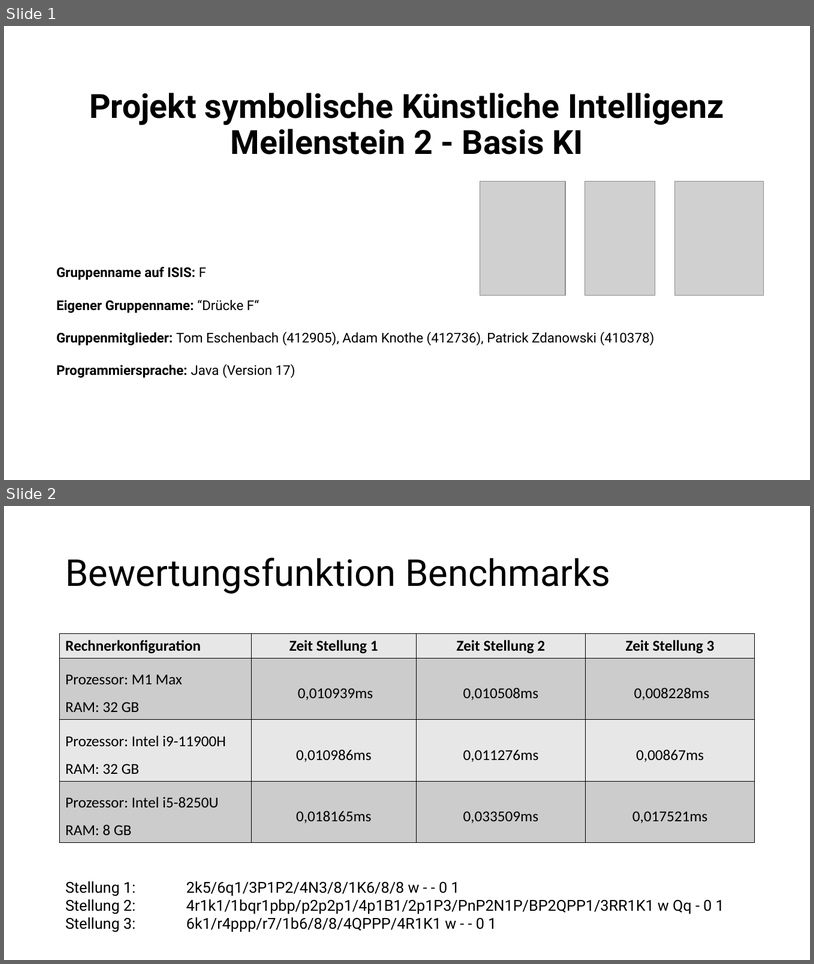
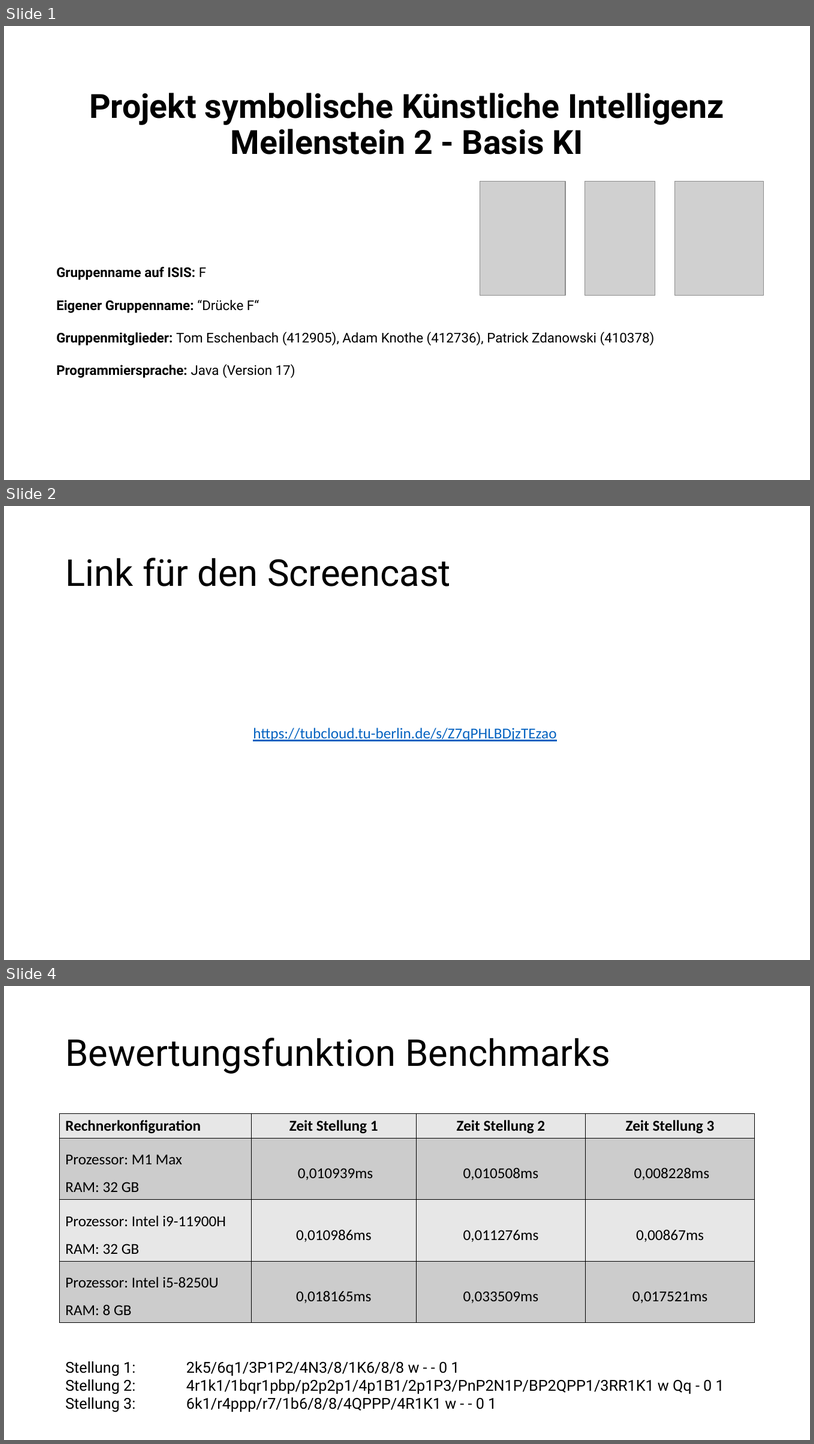
Before and after one commit to patrickzda/chess_engine, a slide deck: PJ_KI_MST2.pptx. Shown one above the other, each under a label of ours: slides 1 and 2 before the commit, slides 1, 2 and 4 after it; the slides between them are not shown. The pictures are 814x964 and 814x1444 pixels, drawn with LibreOffice and Linux fonts; fonts in the diff are those of the drawing; grey boxes stand for pictures. Boxes give left, top, right and bottom in pixels: in the first picture for what was removed or moved away, otherwise in the second. Text is boxed around its words. In the diff, an @@ line names an element or a change of style, - is before the commit and + after.

```diff
--- a/PJ_KI_MST2.pptx
+++ b/PJ_KI_MST2.pptx
@@ slide 2 added at bbox=[4, 506, 810, 960], background #FFFFFF @@
@@ title added at bbox=[65, 558, 451, 586], 44 pt, text #000000 @@
+Link für den Screencast
@@ text added at bbox=[253, 727, 557, 741], 18 pt, text #0563C1, underline @@
+https://tubcloud.tu-berlin.de/s/Z7qPHLBDjzTEzao
@@ what was slide 2 is now slide 4 @@
```
Also in this commit, not shown: 4 slides changed, 1 other slide added, 4 other files.
